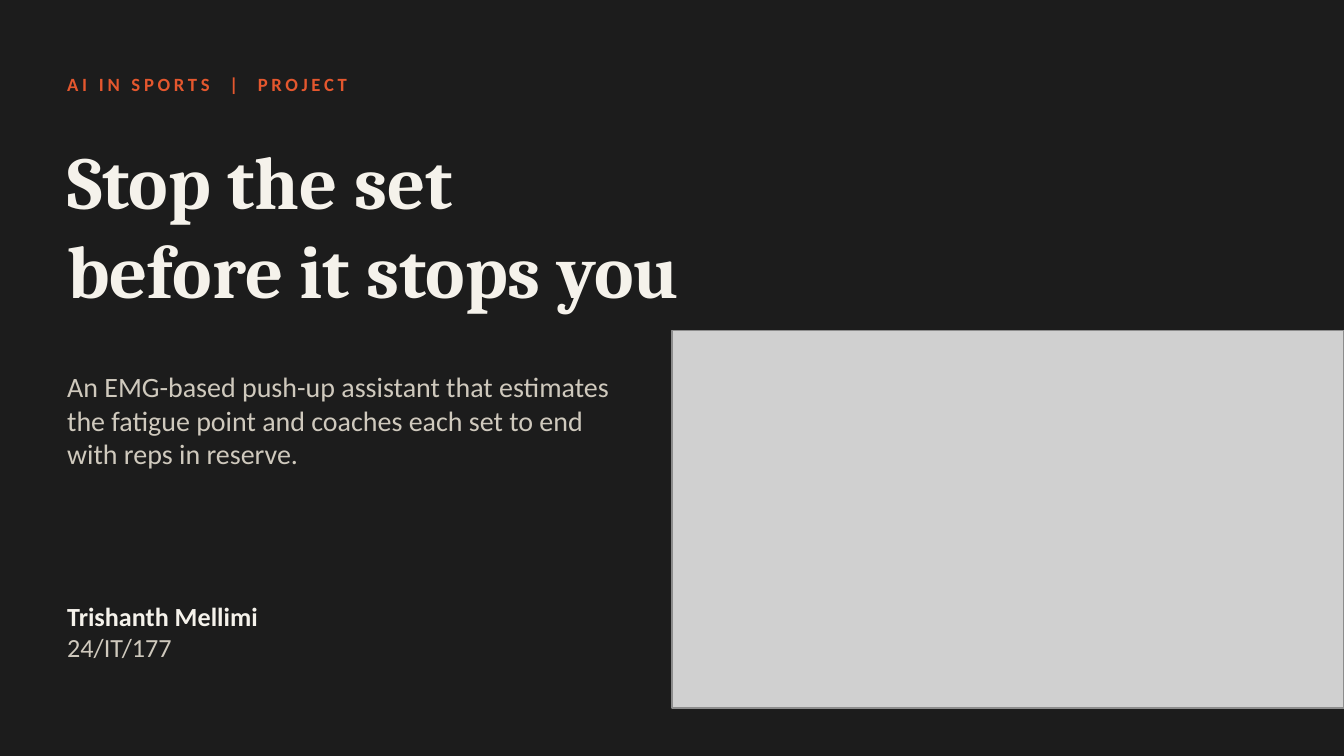
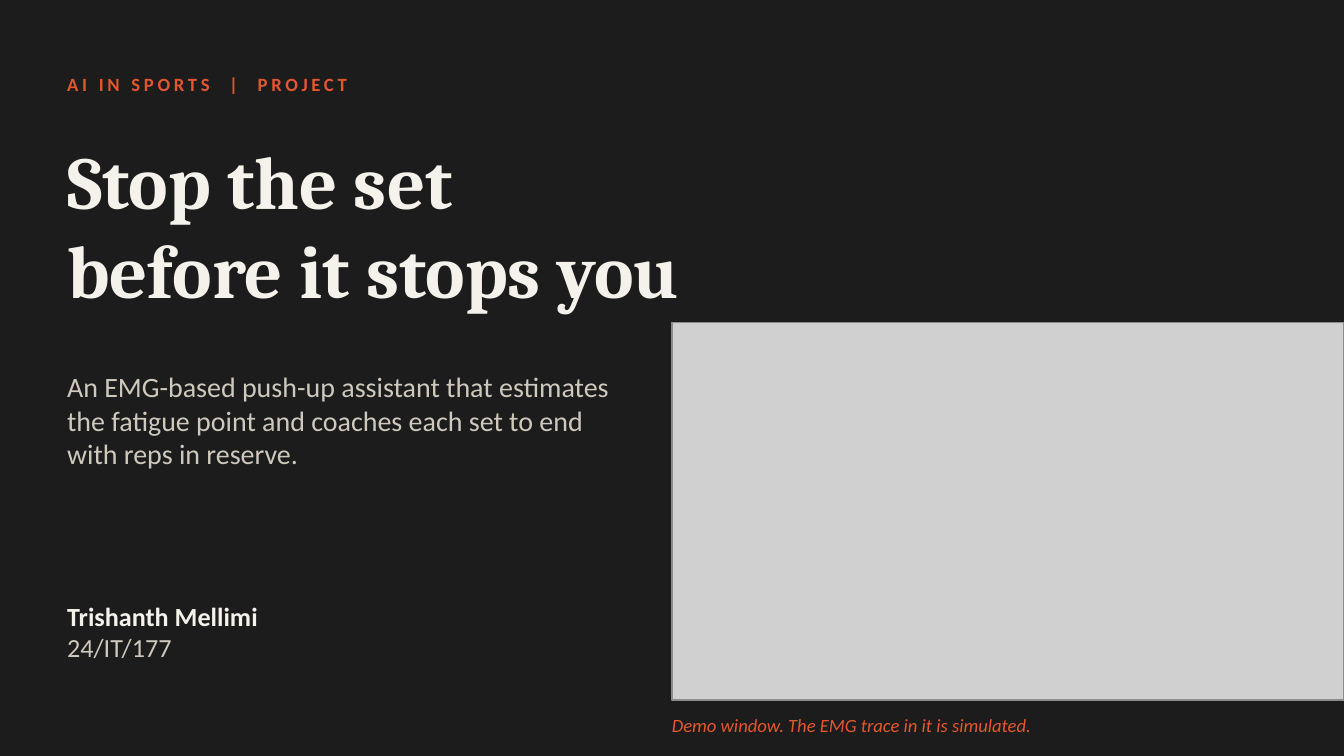
Before and after one commit to biconcavelens/emg-pushup-fatigue-assistant, a slide deck: slide 1 of AI_in_Sports_EMG_Pushup_Fatigue.pptx. Drawn at 1344x756 pixels with LibreOffice and Linux fonts; fonts in the diff are those of the drawing; grey boxes stand for pictures. Boxes give left, top, right and bottom in pixels: in the first picture for what was removed or moved away, otherwise in the second. Text is boxed around its words. In the diff, an @@ line names an element or a change of style, - is before the commit and + after.

```diff
--- a/AI_in_Sports_EMG_Pushup_Fatigue.pptx
+++ b/AI_in_Sports_EMG_Pushup_Fatigue.pptx
@@ picture: place and size @@
-picture at (672, 331, 1344, 708)
+picture at (672, 323, 1344, 700)
@@ text added at (672, 719, 1031, 732), 10 pt, text #E4572E, italic @@
+Demo window. The EMG trace in it is simulated.
```
Also in this commit, not shown: 3 other slides changed.
